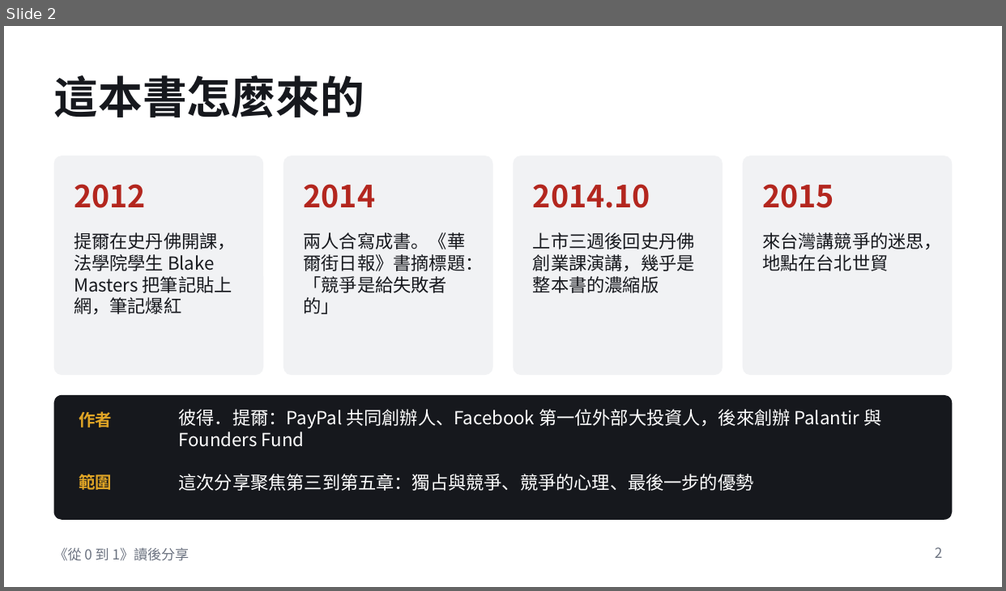
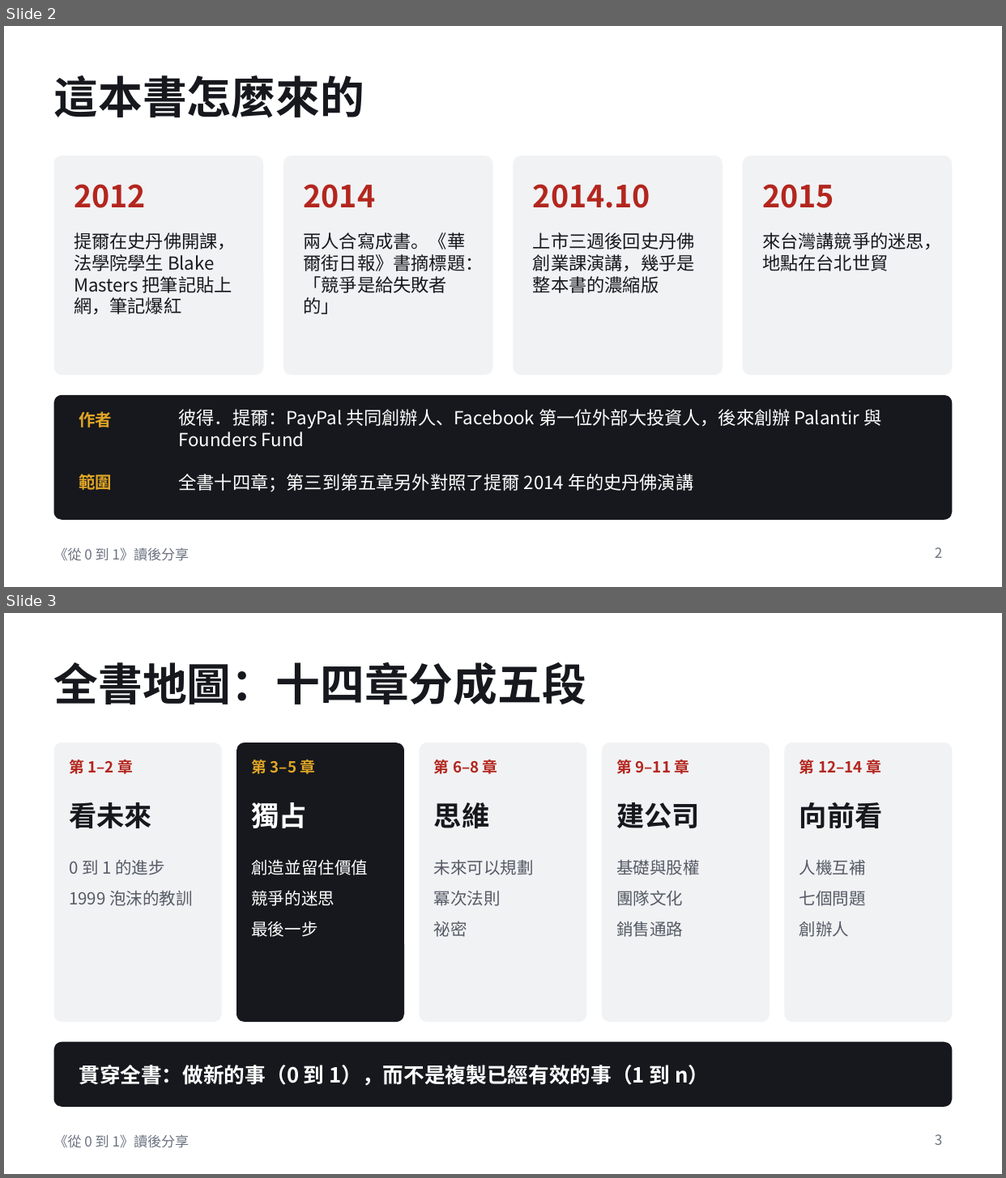
Before and after one commit to LuoGuoFong/TEST, a slide deck: zero-to-one-book-share.pptx. Shown one above the other, each under a label of ours: slide 2 before the commit, slides 2 and 3 after it. The pictures are 1006x591 and 1006x1178 pixels, drawn with LibreOffice and Linux fonts; fonts in the diff are those of the drawing. Boxes give left, top, right and bottom in pixels: in the first picture for what was removed or moved away, otherwise in the second. Text is boxed around its words. In the diff, an @@ line names an element or a change of style, - is before the commit and + after.

```diff
--- a/zero-to-one-book-share.pptx
+++ b/zero-to-one-book-share.pptx
@@ slide 3 added at box(4, 613, 1002, 1174), background #FFFFFF; not listed: 1 template element that a slide beside it also shows @@
@@ title added at box(54, 662, 586, 705), 32 pt, text #16181D, bold @@
+全書地圖：十四章分成五段
@@ rounded rectangle added at box(54, 743, 222, 1022), fill #F1F2F4 @@
@@ rounded rectangle added at box(236, 743, 404, 1022), fill #16181D @@
@@ rounded rectangle added at box(420, 743, 586, 1022), fill #F1F2F4 @@
@@ rounded rectangle added at box(602, 743, 769, 1022), fill #F1F2F4 @@
@@ rounded rectangle added at box(784, 743, 952, 1022), fill #F1F2F4 @@
@@ text added at box(69, 760, 133, 774), 11 pt, text #B3261E, bold @@
+第 1–2 章
@@ text added at box(251, 760, 316, 774), 11 pt, text #E0A526, bold @@
+第 3–5 章
@@ text added at box(434, 760, 498, 774), 11 pt, text #B3261E, bold @@
+第 6–8 章
@@ text added at box(616, 760, 690, 774), 11 pt, text #B3261E, bold @@
+第 9–11 章
@@ text added at box(799, 760, 881, 774), 11 pt, text #B3261E, bold @@
+第 12–14 章
@@ text added at box(69, 803, 152, 828), 20 pt, text #16181D, bold @@
+看未來
@@ text added at box(251, 803, 306, 828), 20 pt, text #FFFFFF, bold @@
+獨占
@@ text added at box(434, 803, 489, 828), 20 pt, text #16181D, bold @@
+思維
@@ text added at box(616, 803, 700, 828), 20 pt, text #16181D, bold @@
+建公司
@@ text added at box(799, 803, 883, 828), 20 pt, text #16181D, bold @@
+向前看
@@ text added at box(69, 860, 193, 906), 12 pt, text #555B66 @@
+0 到 1 的進步
+1999 泡沫的教訓
@@ text added at box(251, 859, 368, 937), 12 pt, text #FFFFFF @@
+創造並留住價值
+競爭的迷思
+最後一步
@@ text added at box(434, 860, 534, 937), 12 pt, text #555B66 @@
+未來可以規劃
+冪次法則
+祕密
@@ text added at box(616, 860, 700, 937), 12 pt, text #555B66 @@
+基礎與股權
+團隊文化
+銷售通路
@@ text added at box(799, 860, 866, 937), 12 pt, text #555B66 @@
+人機互補
+七個問題
+創辦人
@@ rounded rectangle added at box(54, 1042, 952, 1107), fill #16181D @@
@@ text added at box(79, 1065, 709, 1086), 15 pt, text #FFFFFF, bold @@
+貫穿全書：做新的事（0 到 1），而不是複製已經有效的事（1 到 n）
@@ page number added at box(935, 1135, 943, 1145), 10 pt, text #6B7280 @@
+3
@@ slide 2 changed as well @@
@@ text at box(179, 474, 693, 493): text changed @@
-這次分享聚焦第三到第五章：獨占與競爭、競爭的心理、最後一步的優勢
+全書十四章；第三到第五章另外對照了提爾 2014 年的史丹佛演講
```
Also in this commit, not shown: 8 other slides changed, 10 other slides added, 1 slide removed.
